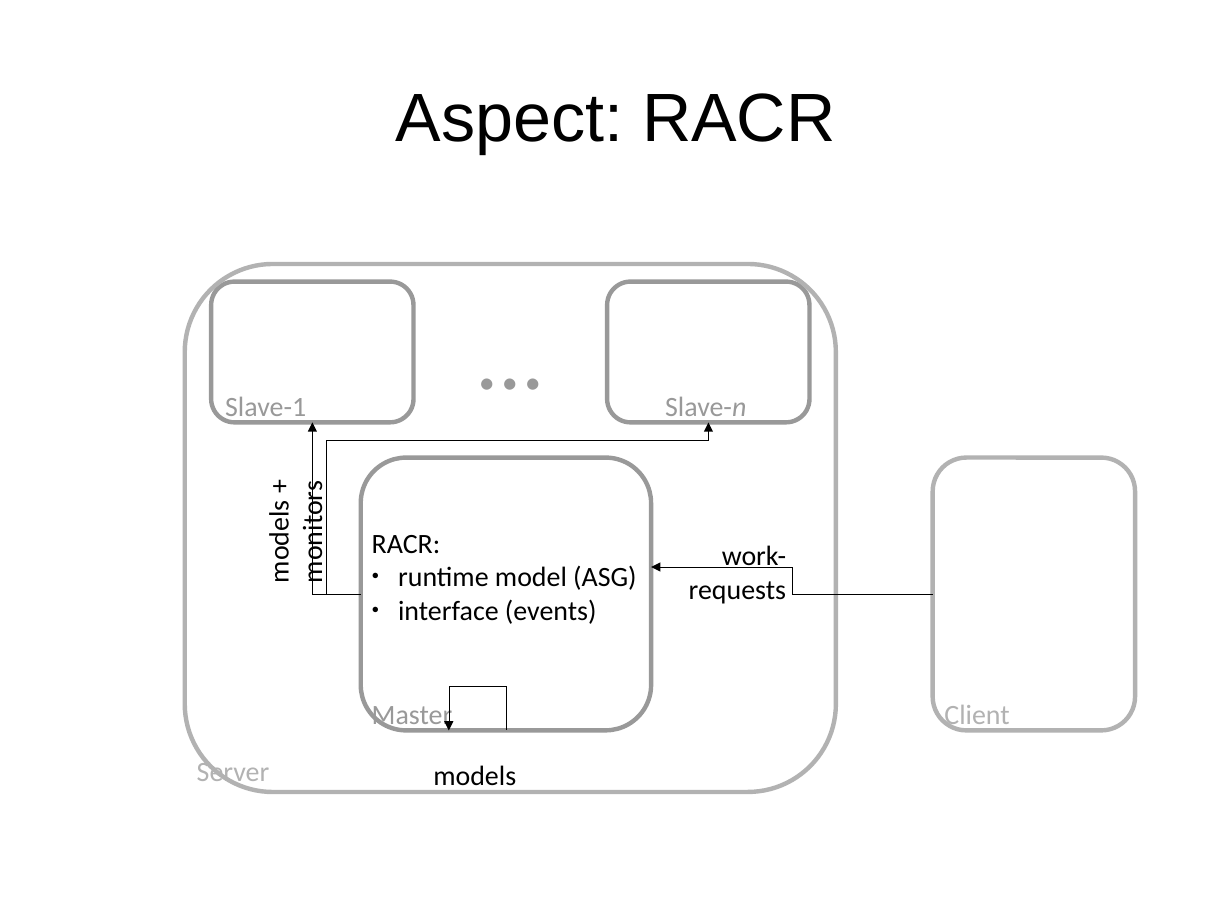
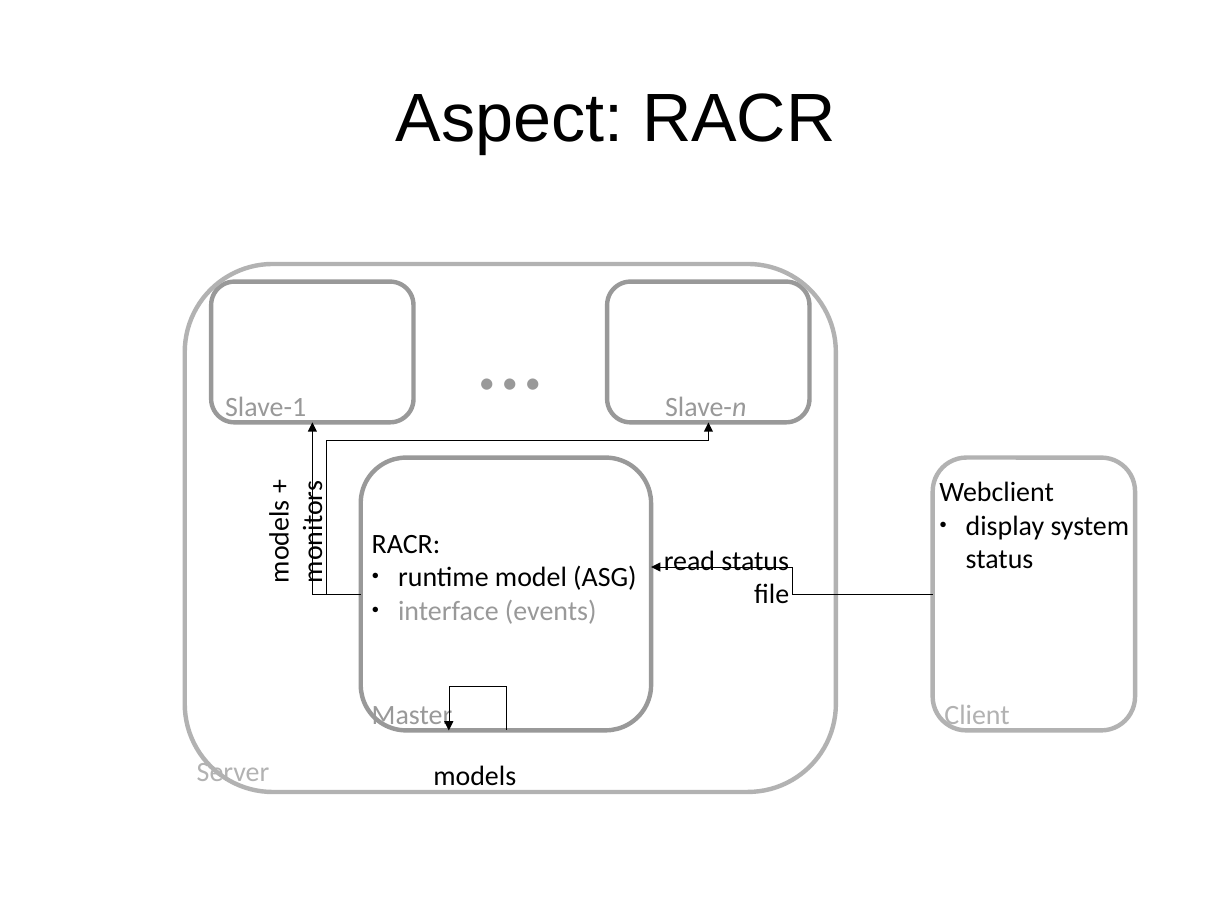
Before and after one commit to rene-schoene/racr-mquat, a slide deck: slide 3 of doc/architecture.odp (slide 2 before the commit). Drawn at 1232x924 pixels with LibreOffice and Linux fonts; fonts in the diff are those of the drawing. Boxes give left, top, right and bottom in pixels: in the first picture for what was removed or moved away, otherwise in the second. Text is boxed around its words. In the diff, an @@ line names an element or a change of style, - is before the commit and + after.

```diff
--- a/doc/architecture.odp
+++ b/doc/architecture.odp
@@ text added at bbox=[939, 481, 1130, 569], 18 pt, text #000000 @@
+Webclient
+● display system status
@@ text added at bbox=[664, 550, 789, 604], 18 pt, text #000000 @@
+read status
+file
@@ text removed at bbox=[689, 545, 786, 604] @@
-work-
-requests
@@ text at bbox=[398, 600, 597, 624]: text colour #000000 to #999999 in "interface (events)" @@
```
Also in this commit, not shown: 2 slides added, 1 other file.
